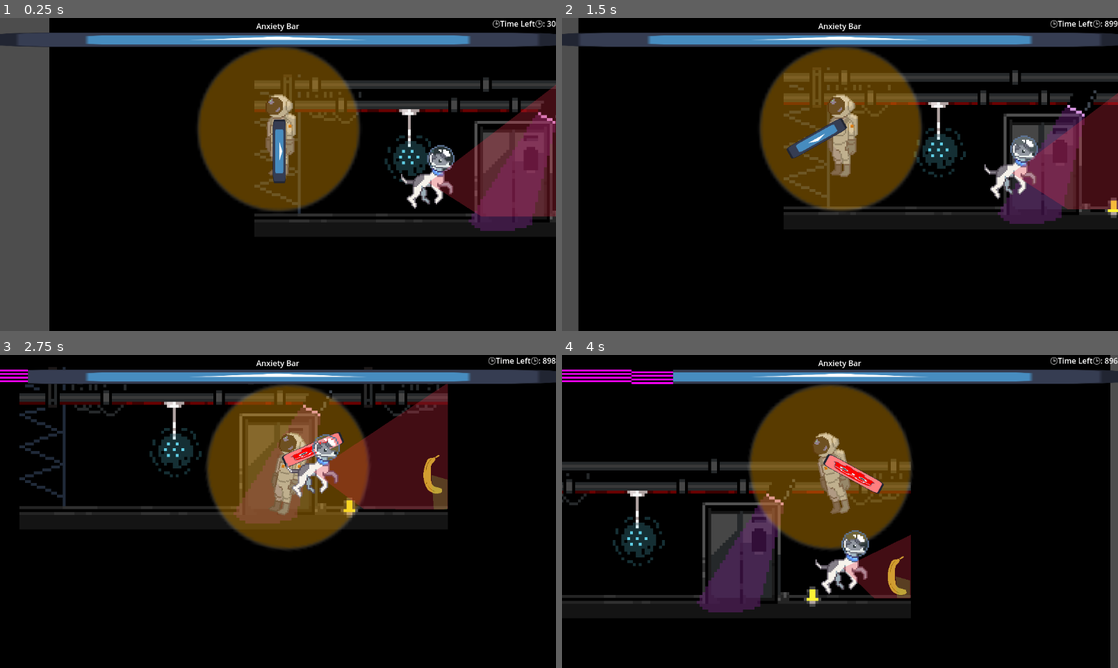
Above: before the commit, frames 1-4 (two rows, left to right).
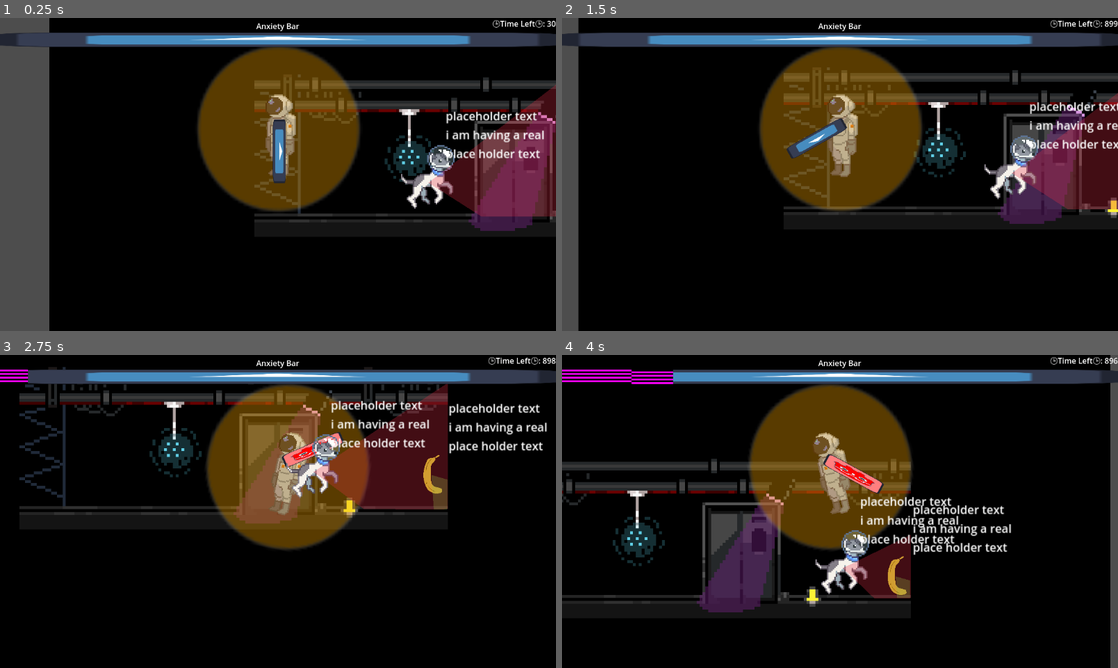
Above: after the commit, the same moments.

Repository: PiotrusWatson/last_party
Game: Godot game, scene res://worlds/piotrus_scene.tscn
The game is run twice, just before and just after one commit, with the same random seed, the same clock (stepped at 60 frames per second) and the same inputs. The engine's default icon, where the game draws it, is replaced by a stand-in: a white triangle on a blue panel in a dark square.
Inputs (mouse positions are in pixels of both pictures, inside the frame that each line leads up to):
- Up to frame 1 (0.25 s): no input
- Up to frame 2 (1.5 s): move the mouse to (962, 158) at 0.52 s; press the mouse at (962, 158) at 0.53 s; move the mouse to (728, 190) at 1.27 s; release the mouse at (728, 190) at 1.28 s; click (728, 190) at 1.35 s
- Up to frame 3 (2.75 s): move the mouse to (333, 442) at 2.02 s; press the mouse at (333, 442) at 2.03 s
- Up to frame 4 (4 s): move the mouse to (812, 574) at 2.77 s; release the mouse at (812, 574) at 2.78 s; click (812, 574) at 2.85 s; move the mouse to (1006, 558) at 3.52 s; press the mouse at (1006, 558) at 3.53 s

The runs differ from the first frame. In frame 1, 0.9% of the frame differs, in the area x 80-98%, y 29-46%; in frame 2, 0.8%; in frame 3, 1.7%; in frame 4, 1.7%, in the area x 53-81%, y 45-64%.

Commit message:
made dialogue lists

Diff:
--- a/prefabs/partygoer/partygoer.tscn
+++ b/prefabs/partygoer/partygoer.tscn
@@ -53,6 +53,17 @@
 
 [node name="BoredomTimer" type="Timer" parent="Timers"]
 
+[node name="Label" type="Label" parent="."]
+offset_left = 12.0
+offset_top = -52.0
+offset_right = 149.0
+offset_bottom = 23.0
+scale = Vector2(0.5, 0.5)
+text = "placeholder text
+i am having a real
+place holder text "
+metadata/_edit_use_anchors_ = true
+
 [connection signal="entered_vision_cone" from="VisionCone2D" to="." method="_on_vision_cone_2d_entered_vision_cone"]
 [connection signal="exited_vision_cone" from="VisionCone2D" to="." method="_on_vision_cone_2d_exited_vision_cone"]
 [connection signal="timeout" from="Timers/ChangeDirectionTimer" to="." method="_on_change_direction_timer_timeout"]
--- /dev/null
+++ b/scripts/dialogues.gd
@@ -0,0 +1,28 @@
+extends Node
+
+var greetings = [
+	"Wow, you seem interesting!",
+	"Hello there!",
+	"Let's talk!",
+	"What's up?",
+	"How are you?"
+]
+
+var initiators = [
+	"So, how do you know the host?",
+	"Tell me your hopes and or dreams",
+	"You seem really quiet, are you doing ok?",
+]
+
+var rants = [
+	"Did you know that the British Rail Class 58 had a brief stint in Spain in 2000?",
+	"I can't believe my coworker told me"
+]
+
+var responses = [
+	"Mmhmm",
+	"Yeah...",
+	"Wow...",
+	"Really!!!",
+	"Insane..."
+]
